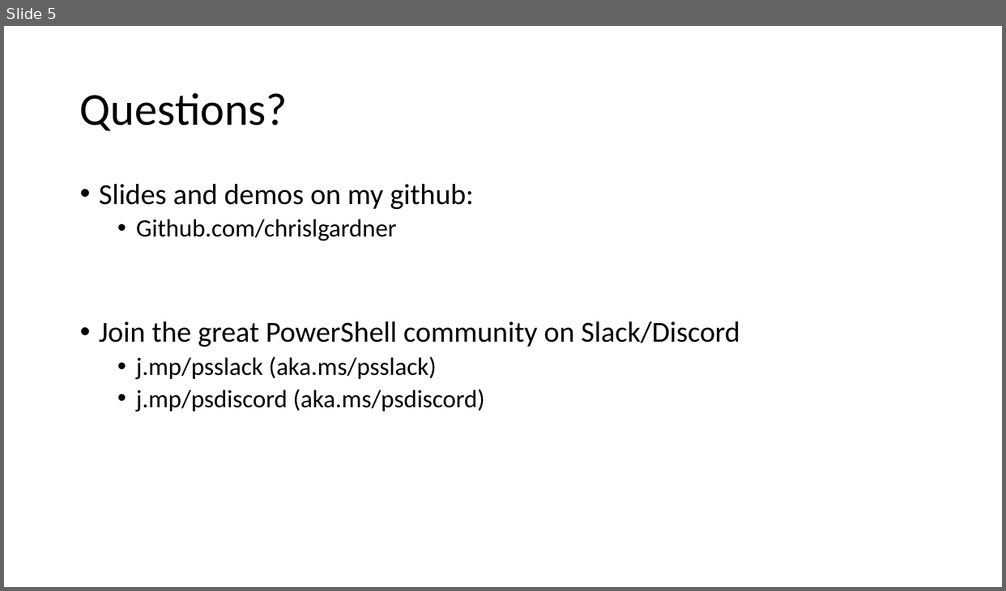
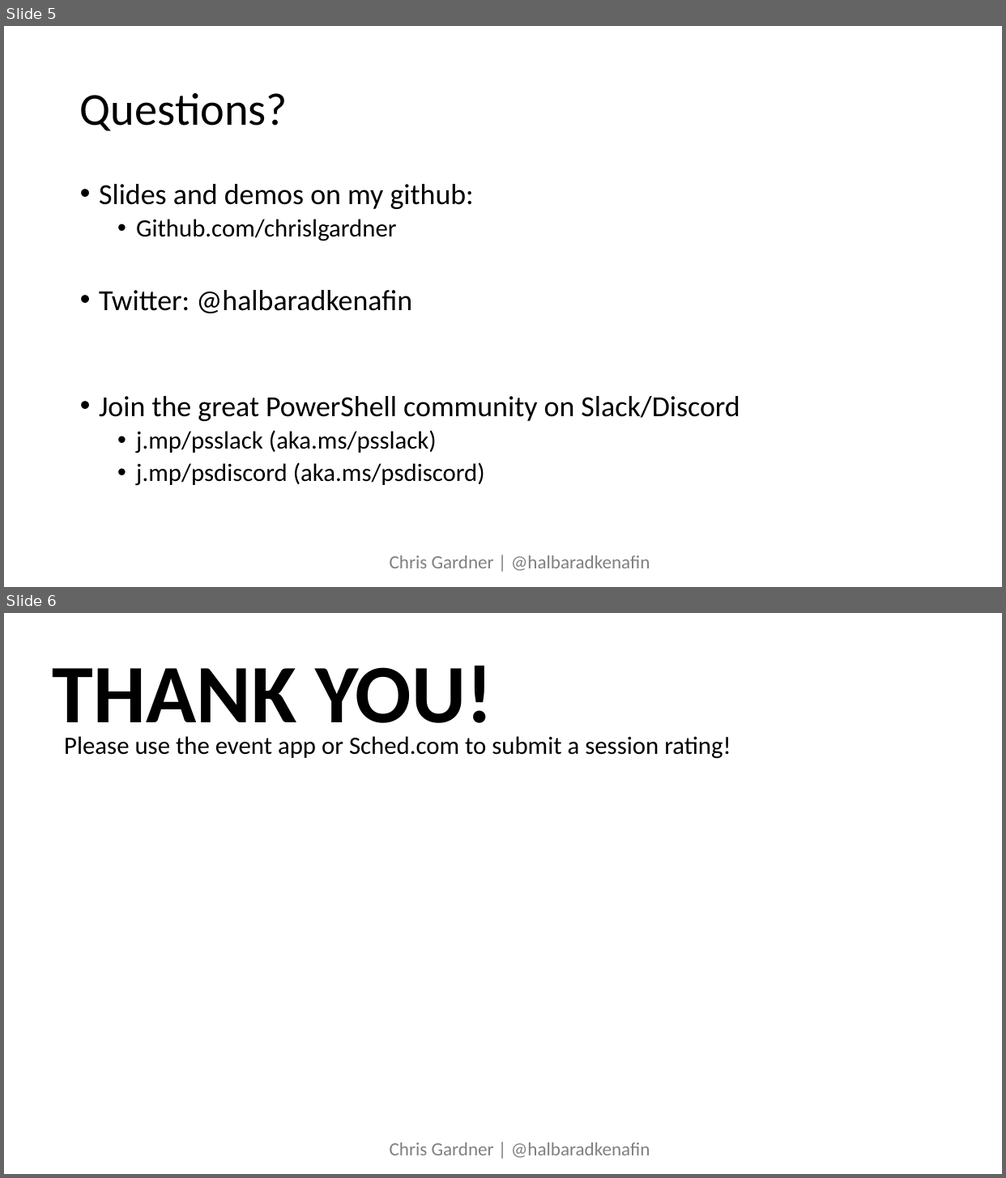
Before and after one commit to ChrisLGardner/presentations, a slide deck: 2019-04-27-PSH-Summit-Dont-Do-That/Dont-Do-That.pptx. Shown one above the other, each under a label of ours: slide 5 before the commit, slides 5 and 6 after it. The pictures are 1006x591 and 1006x1178 pixels, drawn with LibreOffice and Linux fonts; fonts in the diff are those of the drawing; background and template pictures are left out. Boxes give left, top, right and bottom in pixels: in the first picture for what was removed or moved away, otherwise in the second. Text is boxed around its words. In the diff, an @@ line names an element or a change of style, - is before the commit and + after.

```diff
--- a/2019-04-27-PSH-Summit-Dont-Do-That/Dont-Do-That.pptx
+++ b/2019-04-27-PSH-Summit-Dont-Do-That/Dont-Do-That.pptx
@@ slide 6 added at (4,613,1002,1174), background #FFFFFF @@
@@ text added at (53,666,492,742), 80 pt, text #000000, bold @@
+THANK YOU!
@@ text added at (64,736,731,759), 24 pt, text #000000 @@
+Please use the event app or Sched.com to submit a session rating!
@@ text added at (390,1143,650,1158), 18 pt, text #808080 @@
+Chris Gardner | @halbaradkenafin
@@ slide 5 changed as well @@
@@ text at (99,290,412,314): paragraph added @@
+• Twitter: @halbaradkenafin
@@ text added at (390,556,650,571), 18 pt, text #808080 @@
+Chris Gardner | @halbaradkenafin
```
Also in this commit, not shown: 3 other slides changed, 1 other slide added, 2 slides removed, 2 other files.
